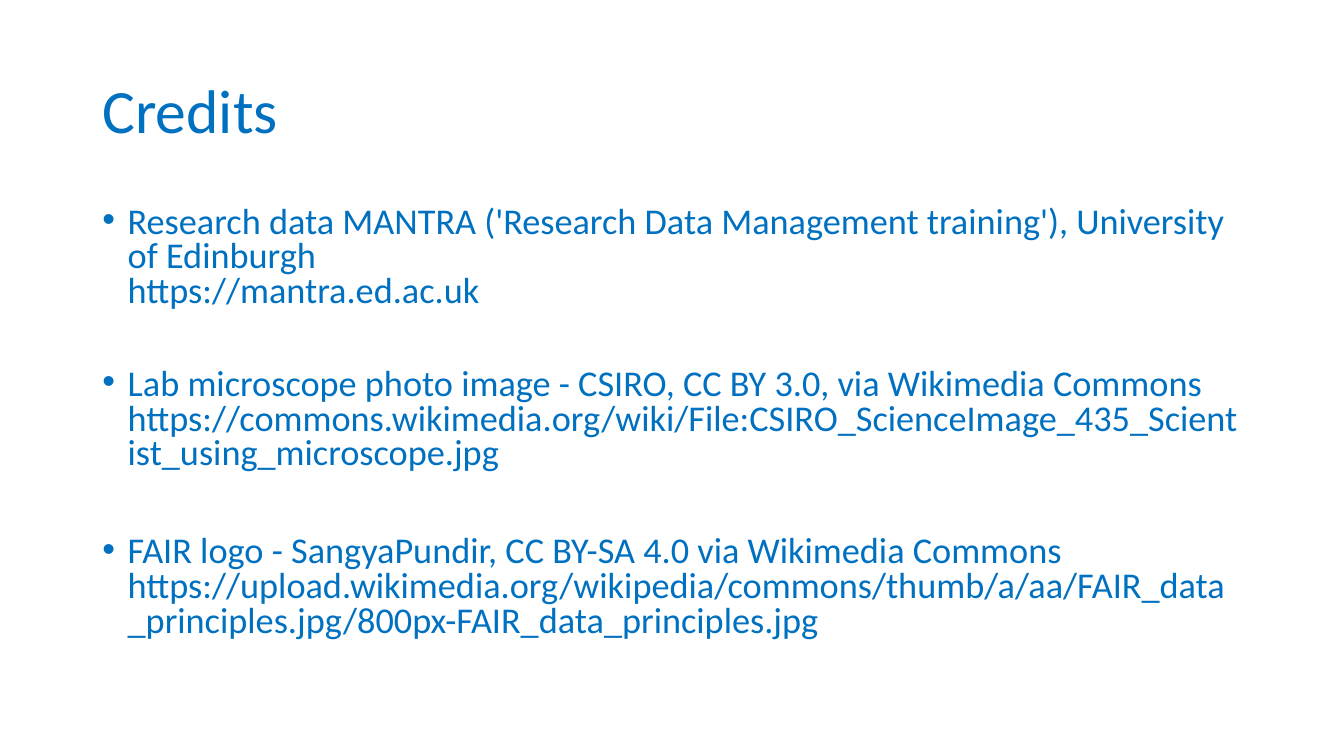
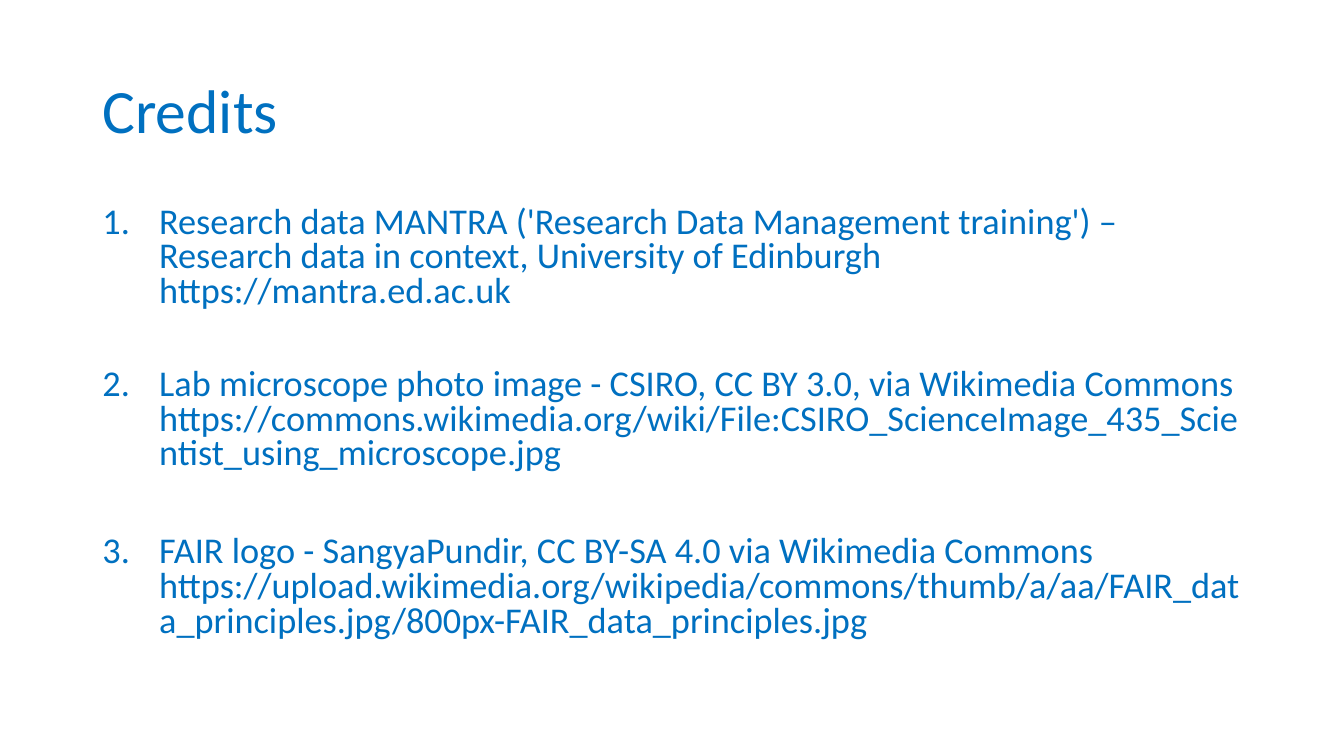
Before and after one commit to carpentries-incubator/fair-for-leaders, a slide deck: slide 19 of instructors/02-Being_FAIR.pptx. Drawn at 1344x756 pixels with LibreOffice and Linux fonts; fonts in the diff are those of the drawing; background and template pictures are left out. Boxes give left, top, right and bottom in pixels: in the first picture for what was removed or moved away, otherwise in the second. Text is boxed around its words. In the diff, an @@ line names an element or a change of style, - is before the commit and + after.

Commit message:
combined two slides on what is data

```diff
--- a/instructors/02-Being_FAIR.pptx
+++ b/instructors/02-Being_FAIR.pptx
@@ text at box(159, 207, 1090, 309): text changed @@
-• Research data MANTRA ('Research Data Management training'), University of Edinburgh
-  https://mantra.ed.ac.uk
+1. Research data MANTRA ('Research Data Management training') – Research data in context, University of Edinburgh
+   https://mantra.ed.ac.uk
@@ text at box(159, 370, 1239, 640): bullet • to 1. @@
```
Also in this commit, not shown: 4 other slides changed.
